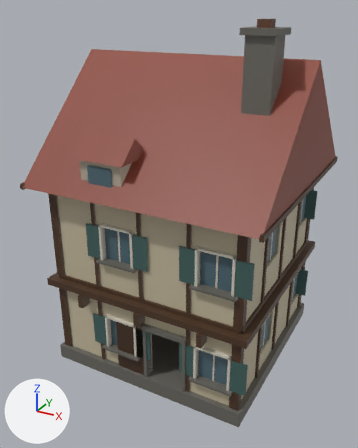
The glTF model assets/models/town_townhouse.glb as it was, and as the next commit left it.
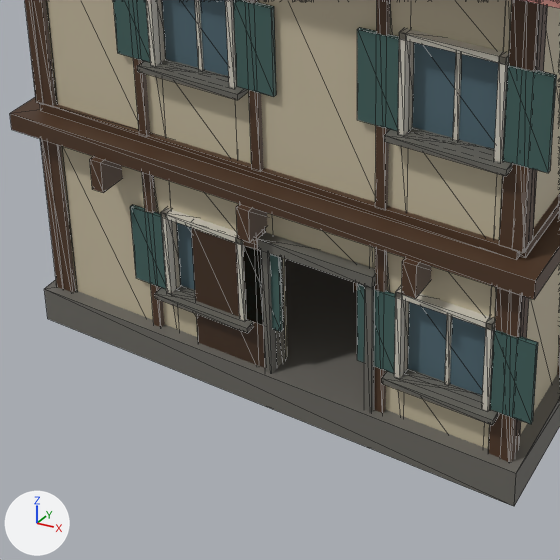
There are two pictures of each version: one whole from a 50 mm camera at (6.71, -13.03, 10.72) aimed at (-0.1, -0.64, 4.53), one close up on the part from 12% to 71% of the width and 53% to 100% of the height. The axes (+X, +Y, +Z) are drawn at lower left. The lights are the same throughout. The first two pictures are the older version. The close-ups show mesh edges as thin lines. Vertices at exactly the same position are counted once.

In view in the first close-up: 'prop'.
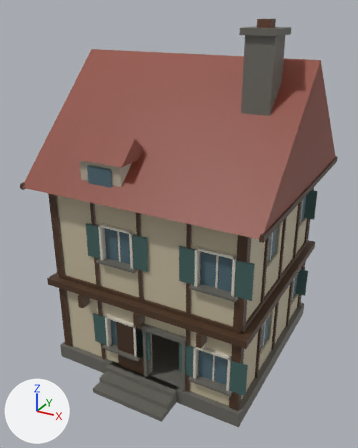
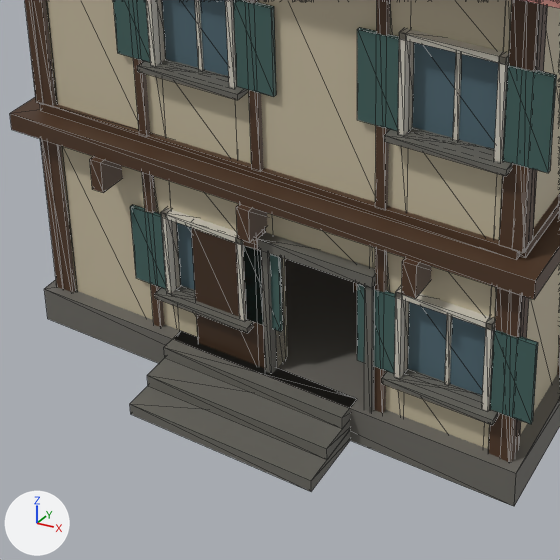
Edits to the scene script, one JSON object a line:
```json
{"block": "me_prop", "where": "# used by ob_prop; location = (0.0, 0.0, 0.0)"}
{"op": "remove", "block": "me_prop", "code": "me_prop.from_pydata(...)  # 2340 vertices, 3920 faces; spans x -3.61..3.61, y -3.56..3.56, z 0.0..10.45"}
{"op": "add", "block": "me_prop", "code": "me_prop.from_pydata(...)  # 2360 vertices, 3956 faces; spans x -3.61..3.61, y -4.02..3.56, z 0.0..10.45"}
{"block": "me_prop", "change": "me_prop part 1: a new loose piece of 20 vertices spanning x -1.2..1.2, y -4.02..-3.0, z 0.04..0.5, in mat_defaultmaterial"}
{"block": "me_prop", "change": "other edits to the shape of me_prop do not show in these pictures"}
```

Changed parts and their boxes [x1, y1, x2, y2] in the close-ups (560 x 560 px):
```json
{"part": 1, "of": "me_prop", "change": "added", "after": [130, 331, 357, 491]}
```
